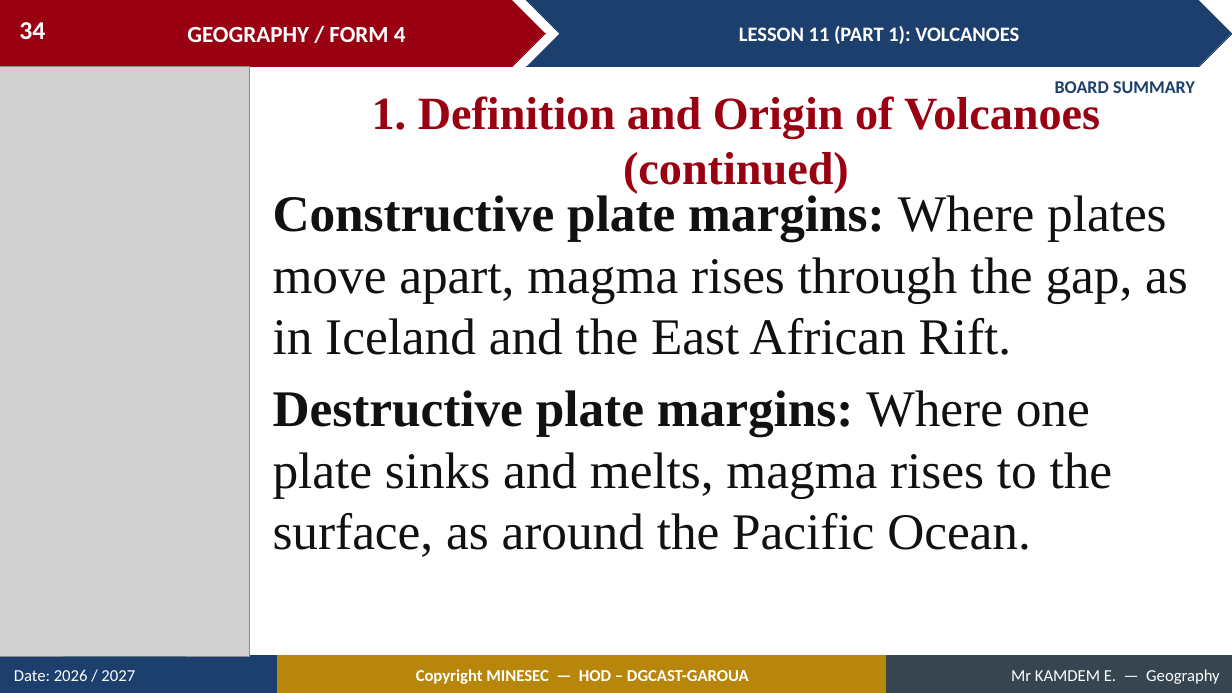
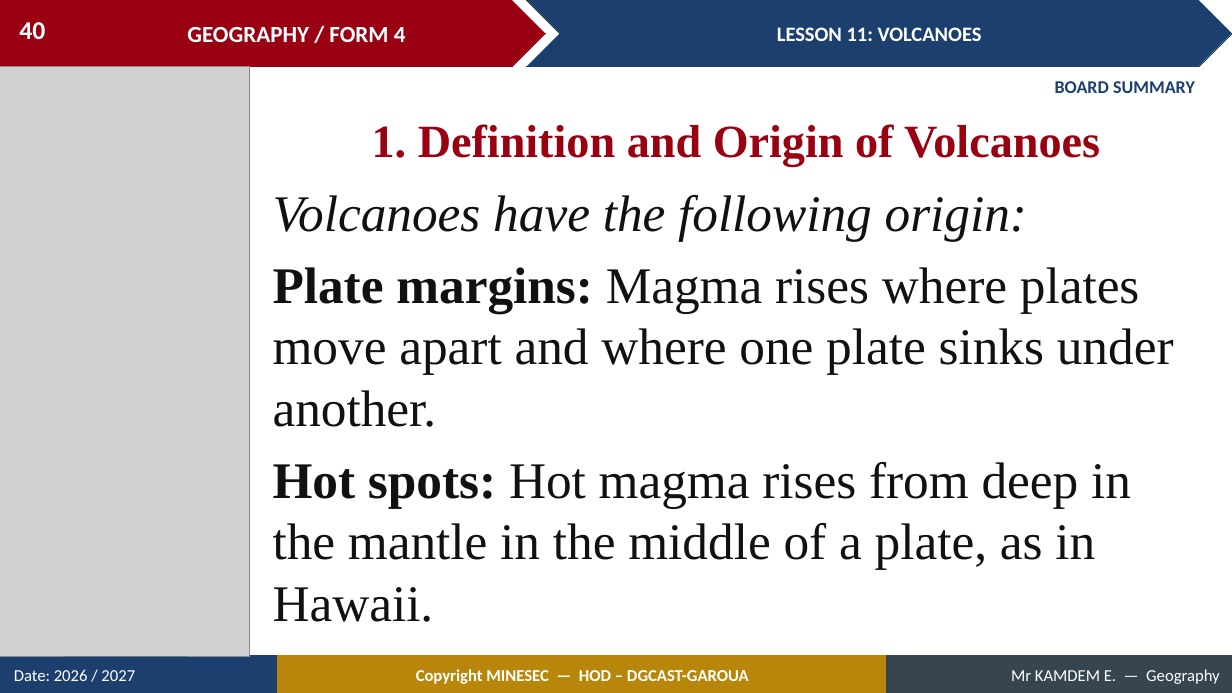
Before and after one commit to Berthautk/linea-github, a slide deck: slide 40 of lecons/F3/14_FORM4_LESSON11_Volcanoes.pptx (slide 34 before the commit). Drawn at 1232x693 pixels with LibreOffice and Linux fonts; fonts in the diff are those of the drawing; grey boxes stand for pictures. Boxes give left, top, right and bottom in pixels: in the first picture for what was removed or moved away, otherwise in the second. Text is boxed around its words. In the diff, an @@ line names an element or a change of style, - is before the commit and + after.

```diff
--- a/lecons/F3/14_FORM4_LESSON11_Volcanoes.pptx
+++ b/lecons/F3/14_FORM4_LESSON11_Volcanoes.pptx
@@ page number at bbox=[19, 22, 45, 39]: text changed @@
-34
+40
@@ text in chevron at bbox=[777, 27, 982, 41]: text changed @@
-LESSON 11 (PART 1): VOLCANOES
+LESSON 11: VOLCANOES
@@ text at bbox=[372, 124, 1100, 166]: text changed @@
-1. Definition and Origin of Volcanoes (continued)
+1. Definition and Origin of Volcanoes
@@ text at bbox=[273, 195, 1174, 622]: text changed @@
-Constructive plate margins: Where plates move apart, magma rises through the gap, as in Iceland and the East African Rift.
-Destructive plate margins: Where one plate sinks and melts, magma rises to the surface, as around the Pacific Ocean.
+Volcanoes have the following origin:
+Plate margins: Magma rises where plates move apart and where one plate sinks under another.
+Hot spots: Hot magma rises from deep in the mantle in the middle of a plate, as in Hawaii.
```
Also in this commit, not shown: 60 other slides changed, 19 slides added, 3 slides removed, 10 other files.
